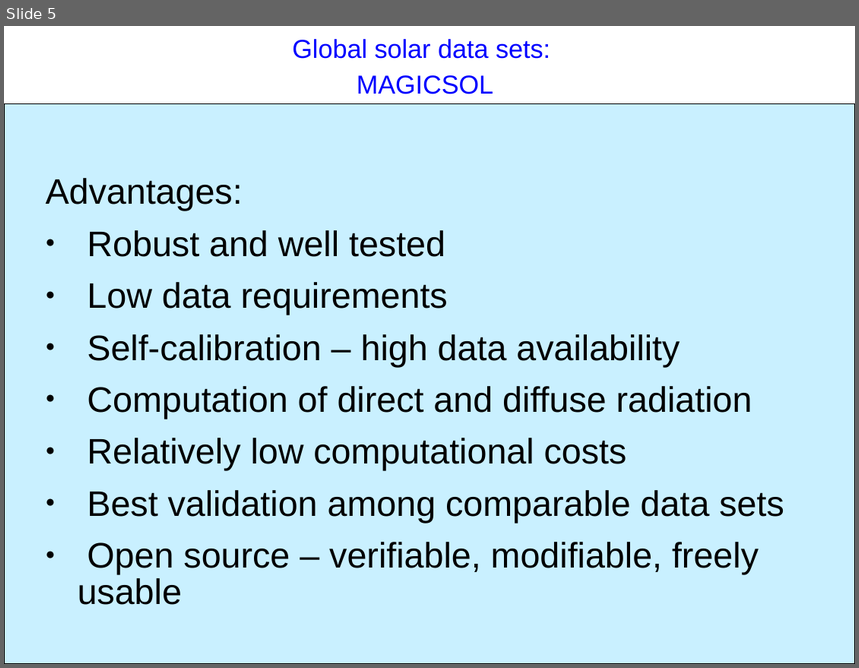
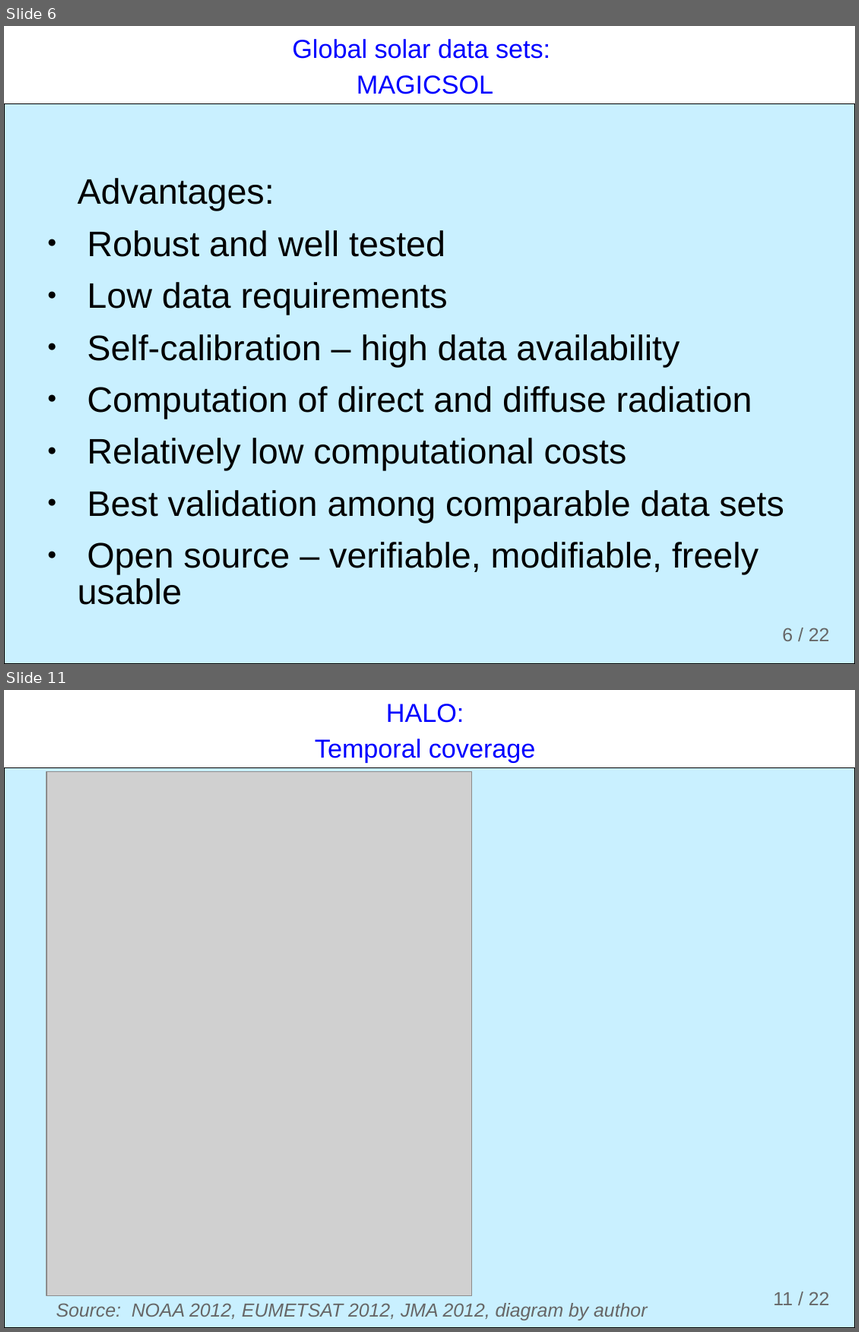
Before and after one commit to ogutu/H.A.L.O., a slide deck: documents/presentations/HALO.odp. Shown one above the other, each under a label of ours: slide 5 before the commit, slides 6 and 11 after it; the slides between them are not shown. The pictures are 859x668 and 859x1332 pixels, drawn with LibreOffice and Linux fonts; fonts in the diff are those of the drawing; grey boxes stand for pictures; background and template pictures are left out. Boxes give left, top, right and bottom in pixels: in the first picture for what was removed or moved away, otherwise in the second. Text is boxed around its words. In the diff, an @@ line names an element or a change of style, - is before the commit and + after.

Commit message:
Modify diagrams and upload final HALO presentation

```diff
--- a/documents/presentations/HALO.odp
+++ b/documents/presentations/HALO.odp
@@ slide 11 added at box(4, 690, 855, 1328), background #FFFFFF; not listed: 2 template elements that a slide beside it also shows @@
@@ text added at box(315, 704, 535, 763), 22 pt, text #0000FF @@
+HALO:
+Temporal coverage
@@ picture added at box(47, 772, 472, 1296) @@
@@ text added at box(56, 1303, 647, 1321), 16 pt, text #666666, italic @@
+Source: NOAA 2012, EUMETSAT 2012, JMA 2012, diagram by author
@@ what was slide 5 is now slide 6 @@
@@ slide 6 changed as well @@
@@ text "Advantages:" at box(78, 178, 785, 605): indent changed @@
@@ page number added at box(782, 628, 830, 642), 16 pt, text #666666 @@
+6 / 22
```
Also in this commit, not shown: 5 other slides changed, 15 other slides added, 8 slides removed, 2 other files.
